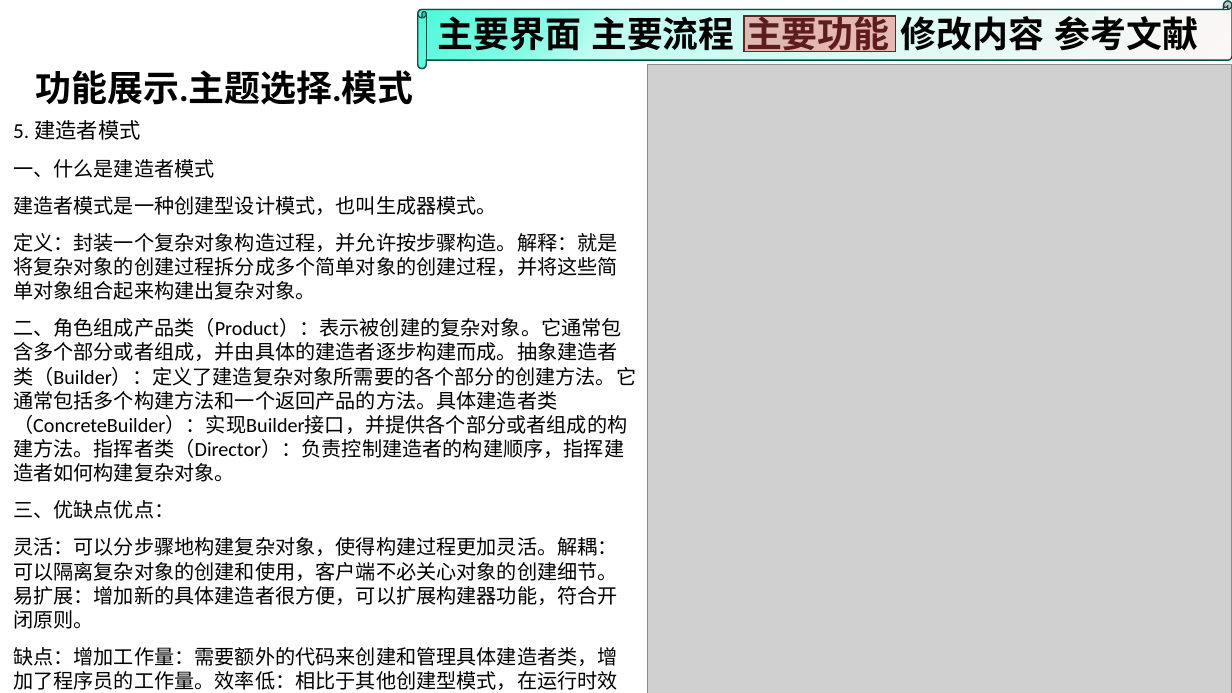
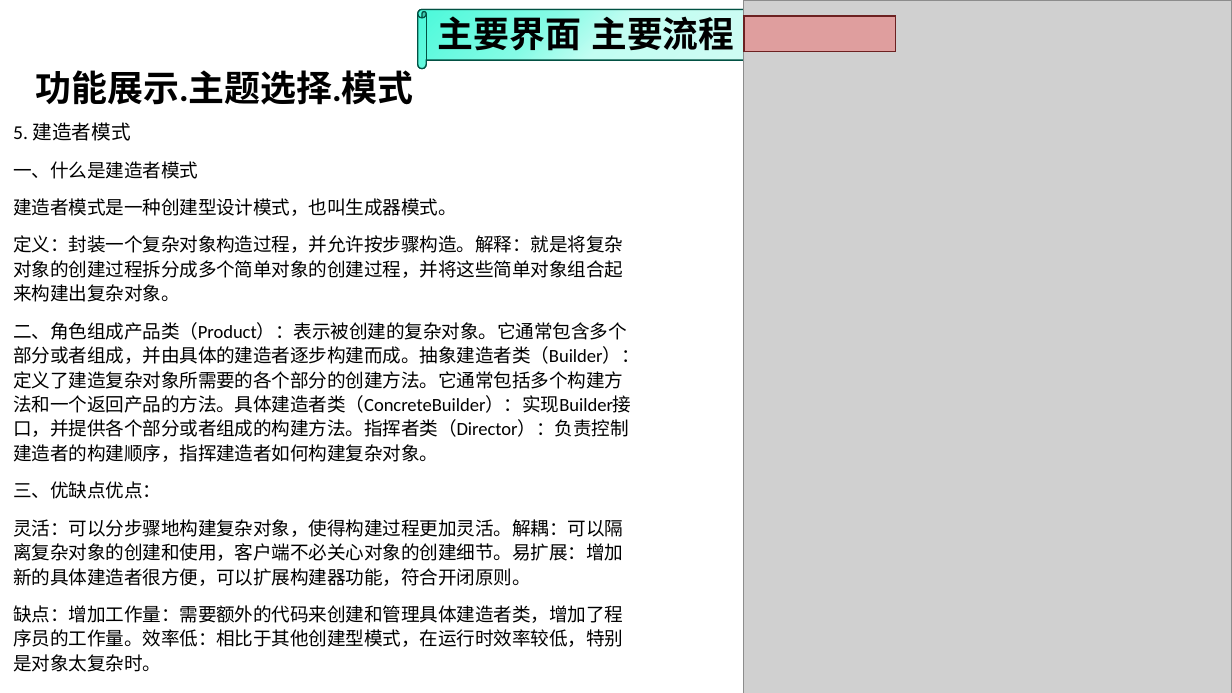
Before and after one commit to wzc506/mineswapper, a slide deck: slide 27 of uml.pptx. Drawn at 1232x693 pixels with LibreOffice and Linux fonts; fonts in the diff are those of the drawing; grey boxes stand for pictures; background and template pictures are left out. Boxes give left, top, right and bottom in pixels: in the first picture for what was removed or moved away, otherwise in the second. Text is boxed around its words. In the diff, an @@ line names an element or a change of style, - is before the commit and + after.

```diff
--- a/uml.pptx
+++ b/uml.pptx
@@ picture: place and size @@
-picture at bbox=[647, 65, 1232, 693]
+picture at bbox=[744, 0, 1232, 693]
@@ text removed at bbox=[771, 11, 915, 57] @@
-主要功能
@@ text removed at bbox=[900, 16, 1044, 51] @@
-修改内容
@@ text removed at bbox=[937, 16, 1081, 51] @@
-参考内容
@@ text "5. 建造者模式" at bbox=[13, 122, 640, 672]: size 16.6 to 15.3 pt in "5. 建造者模式"; size 15.7 to 14.4 pt; line spacing 1 to 1.1 @@
```
Also in this commit, not shown: 6 other slides changed, 2 other files.
